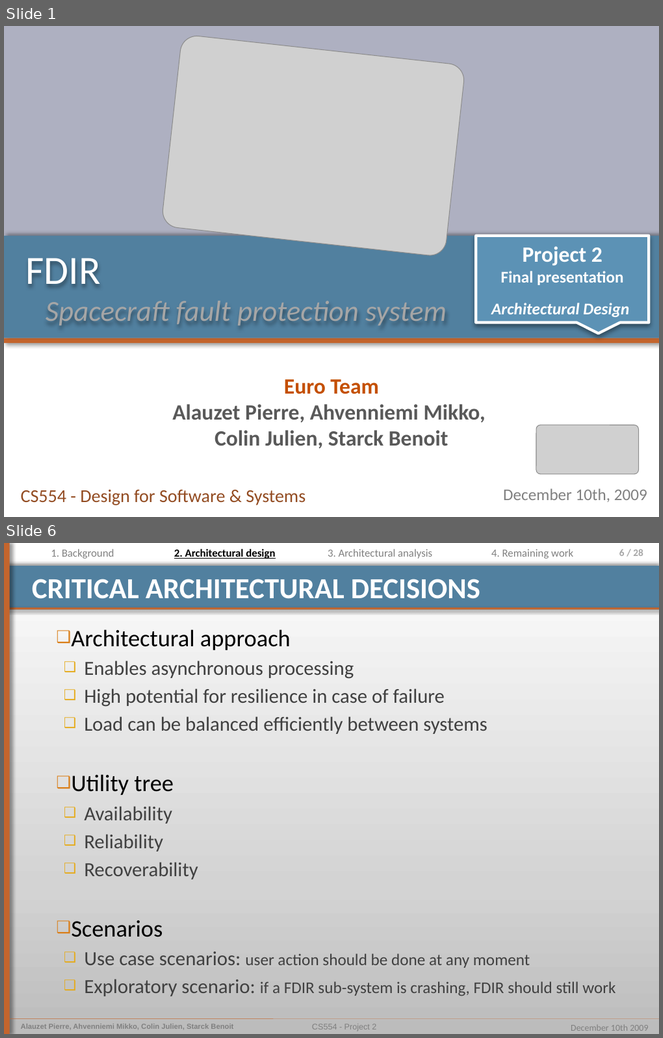
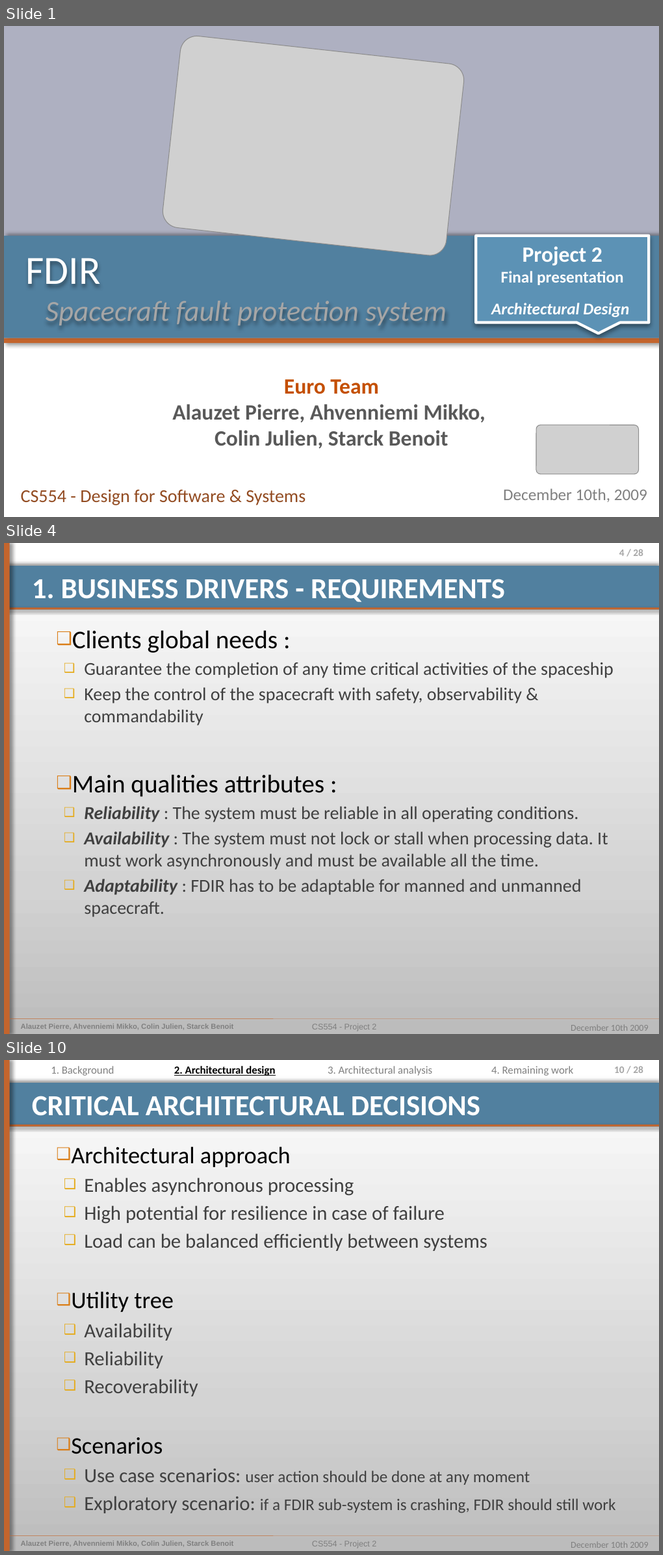
Before and after one commit to pierrealauzet/euroteam, a slide deck: Project 2/PartFinal/CS554_EuroTeam_Project2_Final.pptx. Shown one above the other, each under a label of ours: slides 1 and 6 before the commit, slides 1, 4 and 10 after it; the slides between them are not shown. The pictures are 663x1038 and 663x1555 pixels, drawn with LibreOffice and Linux fonts; fonts in the diff are those of the drawing; grey boxes stand for pictures. Boxes give left, top, right and bottom in pixels: in the first picture for what was removed or moved away, otherwise in the second. Text is boxed around its words. In the diff, an @@ line names an element or a change of style, - is before the commit and + after.

```diff
--- a/Project 2/PartFinal/CS554_EuroTeam_Project2_Final.pptx
+++ b/Project 2/PartFinal/CS554_EuroTeam_Project2_Final.pptx
@@ slide 4 added at [4, 543, 659, 1034], background gradient #BDBDBD to #D3D3D3 to #FFFFFF; not listed: 9 template elements that a slide beside it also shows @@
@@ title added at [32, 579, 505, 602], 32 pt, text #FFFFFF, bold @@
+1. BUSINESS DRIVERS - REQUIREMENTS
@@ text added at [72, 630, 614, 917], 20 pt, text #404040 @@
+❑ Clients global needs :
+  ❑ Guarantee the completion of any time critical activities of the spaceship
+  ❑ Keep the control of the spacecraft with safety, observability & commandability
+❑ Main qualities attributes :
+  ❑ Reliability : The system must be reliable in all operating conditions.
+  ❑ Availability : The system must not lock or stall when processing data. It must work asynchronously and must be available all the time.
+  ❑ Adaptability : FDIR has to be adaptable for manned and unmanned spacecraft.
@@ what was slide 6 is now slide 10 @@
@@ page number at [614, 1066, 644, 1073]: text changed @@
-6 / 28
+10 / 28
```
Also in this commit, not shown: 2 slides changed, 5 other slides added, 7 slides removed.
